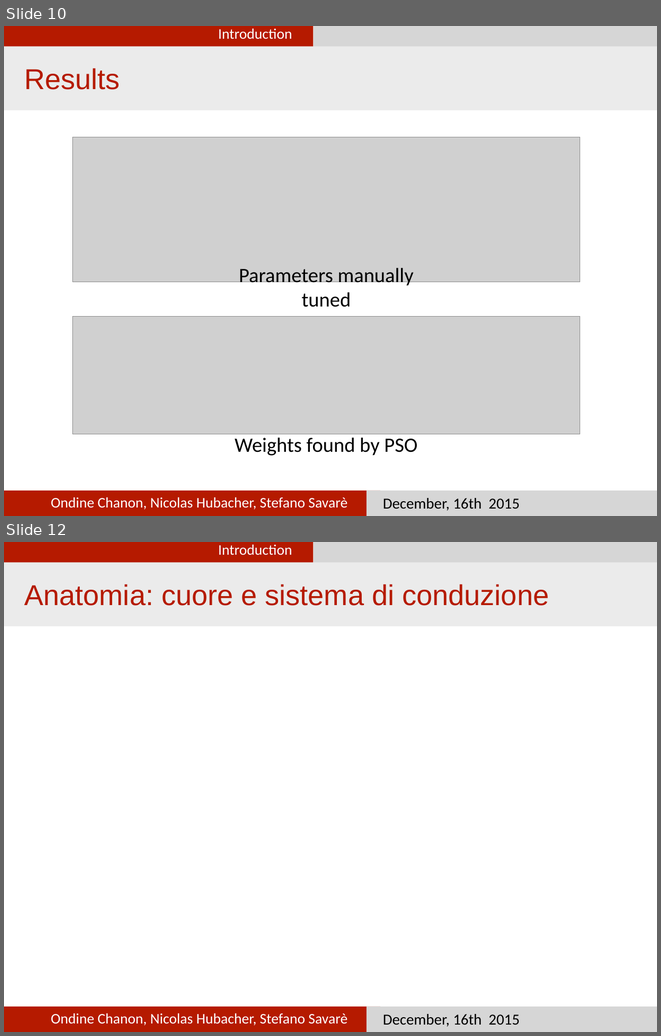
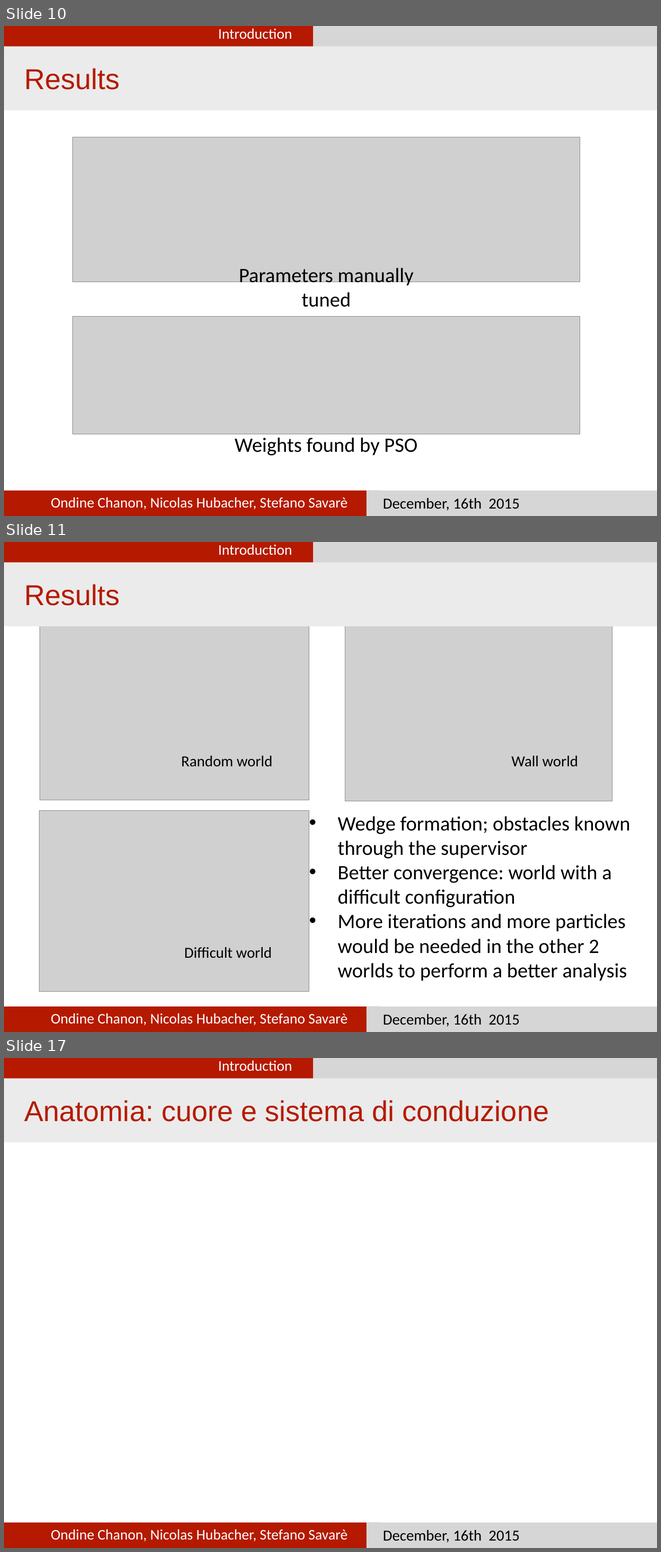
Before and after one commit to nhubi/disProject, a slide deck: Presentation/presentation.pptx. Shown one above the other, each under a label of ours: slides 10 and 12 before the commit, slides 10, 11 and 17 after it; the slides between them are not shown. The pictures are 661x1036 and 661x1552 pixels, drawn with LibreOffice and Linux fonts; fonts in the diff are those of the drawing; grey boxes stand for pictures. Boxes give left, top, right and bottom in pixels: in the first picture for what was removed or moved away, otherwise in the second. Text is boxed around its words. In the diff, an @@ line names an element or a change of style, - is before the commit and + after.

```diff
--- a/Presentation/presentation.pptx
+++ b/Presentation/presentation.pptx
@@ slide 11 added at <box>4,542,657,1032</box>, background #FFFFFF @@
@@ rectangle added at <box>4,542,314,564</box>, fill #B51A00 @@
@@ text added at <box>218,544,292,555</box>, 23 pt, text #FFFFFF @@
+Introduction
@@ rectangle added at <box>314,542,657,564</box>, fill #D6D6D6 @@
@@ rectangle added at <box>4,562,657,626</box>, fill #EBEBEB @@
@@ text added at <box>24,584,120,606</box>, 45 pt, text #B51A00 @@
+Results
@@ picture added at <box>40,619,309,800</box> @@
@@ picture added at <box>345,620,612,801</box> @@
@@ text added at <box>181,756,272,766</box>, 24 pt, text #000000 @@
+Random world
@@ text added at <box>511,756,578,766</box>, 24 pt, text #000000 @@
+Wall world
@@ picture added at <box>40,810,309,991</box> @@
@@ text added at <box>338,816,630,981</box>, 32 pt, text #000000 @@
+• Wedge formation; obstacles known through the supervisor
+• Better convergence: world with a difficult configuration
+• More iterations and more particles would be needed in the other 2 worlds to perform a better analysis
@@ text added at <box>184,947,272,958</box>, 24 pt, text #000000 @@
+Difficult world
@@ rectangle added at <box>4,1006,380,1032</box>, fill #B51A00 @@
@@ text added at <box>51,1013,347,1025</box>, 23 pt, text #FFFFFF @@
+Ondine Chanon, Nicolas Hubacher, Stefano Savarè
@@ rectangle added at <box>367,1006,657,1032</box>, fill #D6D6D6 @@
@@ text added at <box>383,1014,519,1026</box>, 24 pt, text #000000 @@
+December, 16th 2015
@@ what was slide 12 is now slide 17 @@
```
Also in this commit, not shown: 2 slides changed, 4 other slides added.
